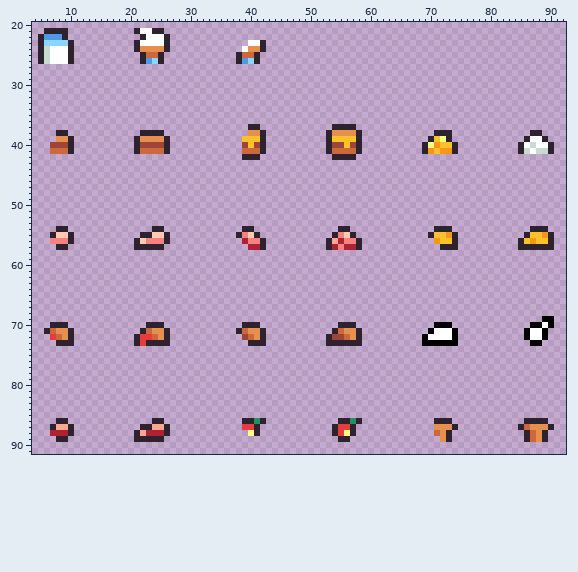
Pixel-art file -- Projects/TastyRoad/Assets/Sprites/foods.aseprite. The picture above is the old version.
96x96 pixels, 1 frame. Shown: x 4..92, y 20..91.
The same view after the edit:
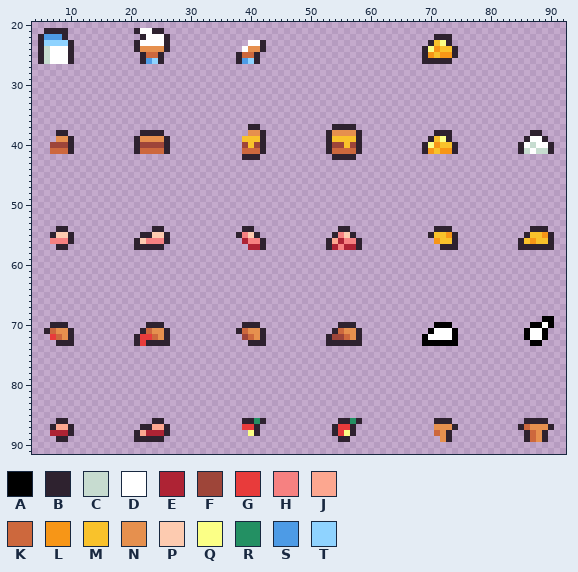
Palette (. is transparent): A #000000  B #2e222f  C #c7dcd0  D #ffffff  E #ae2334  F #9e4539  G #e83b3b  H #f68181  J #fca790  K #cd683d  L #f79617  M #f9c22b  N #e6904e  P #fdcbb0  Q #fbff86  R #239063  S #4d9be6  T #8fd3ff
Changes in this commit:
Layer "food":
y 22: x 71..73 ... -> BBB
y 23: x 70..73 .... -> BMQB
y 24: x 69..74 ...... -> BQLMMB
y 25: x 69..74 ...... -> BLMLLB
y 26: x 69..73 ..... -> BBBBB
